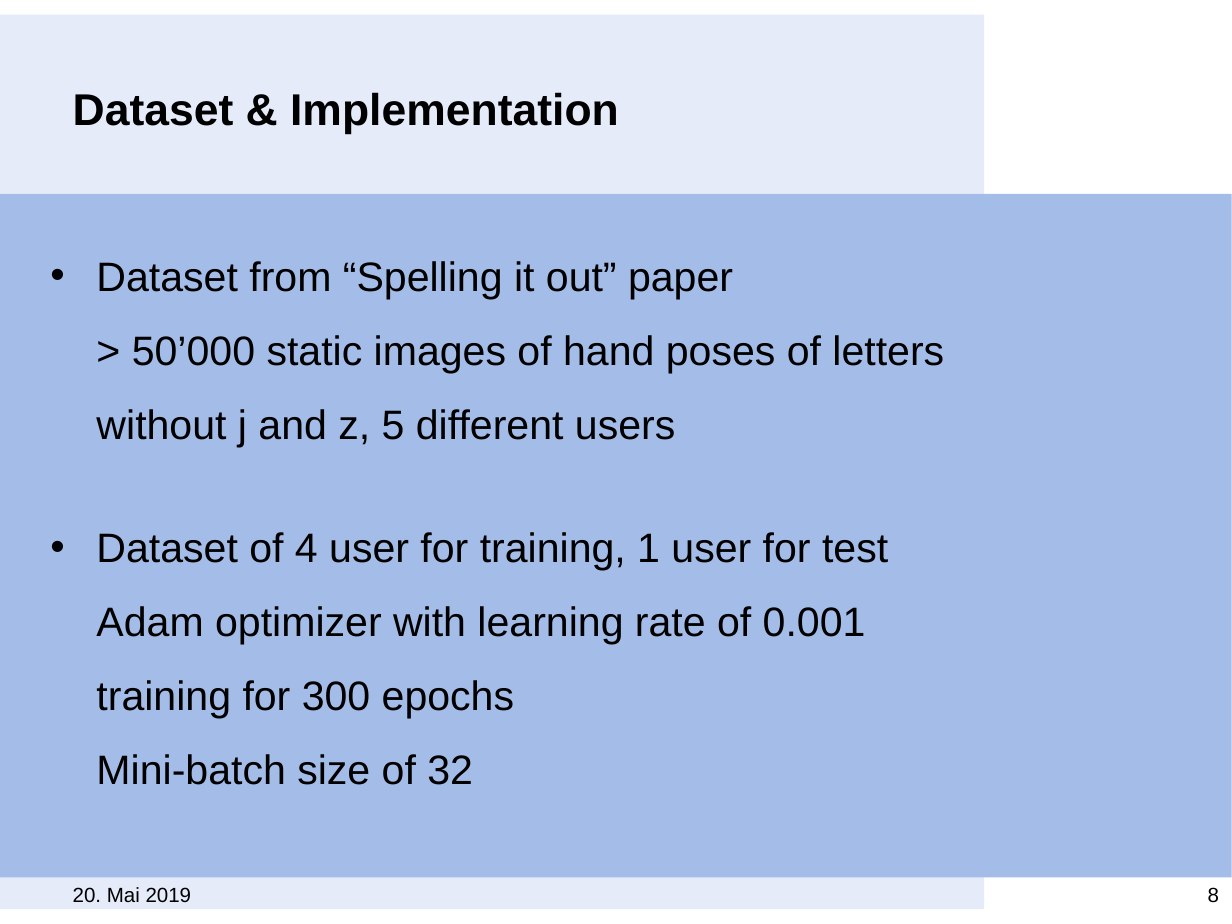
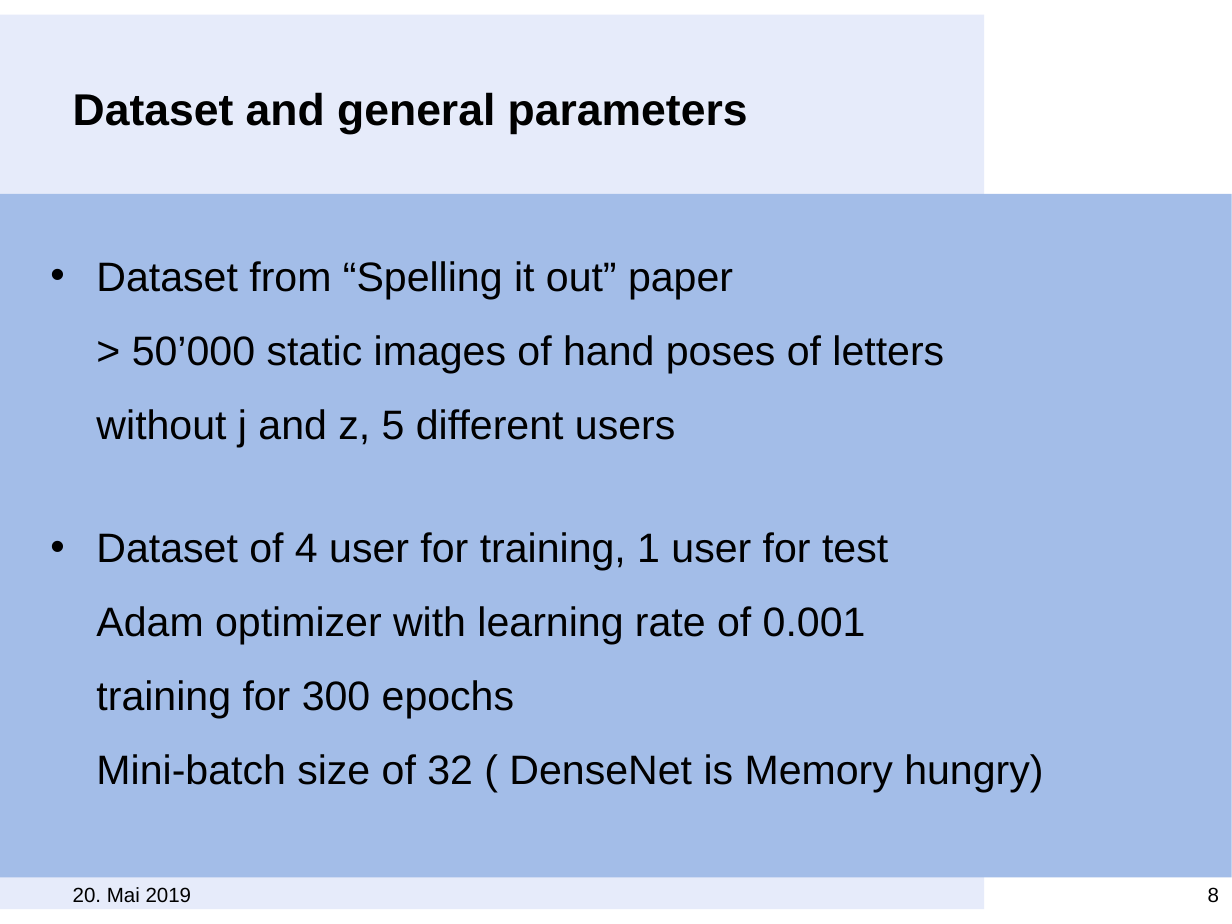
Before and after one commit to MeiLing90/ATML19_Group3A, a slide deck: slide 8 of ATML_presentation.pptx. Drawn at 1232x924 pixels with LibreOffice and Linux fonts; fonts in the diff are those of the drawing; background and template pictures are left out. Boxes give left, top, right and bottom in pixels: in the first picture for what was removed or moved away, otherwise in the second. Text is boxed around its words. In the diff, an @@ line names an element or a change of style, - is before the commit and + after.

Commit message:
Changed some slides

```diff
--- a/ATML_presentation.pptx
+++ b/ATML_presentation.pptx
@@ title at [73, 92, 748, 134]: text changed @@
-Dataset & Implementation
+Dataset and general parameters
@@ text at [96, 532, 1043, 792]: text changed @@
-• Dataset of 4 user for training, 1 user for test
-  Adam optimizer with learning rate of 0.001
-  training for 300 epochs
-  Mini-batch size of 32
+• Dataset of 4 user for training, 1 user for test
+  Adam optimizer with learning rate of 0.001
+  training for 300 epochs
+  Mini-batch size of 32 ( DenseNet is Memory hungry)
```
Also in this commit, not shown: 1 other slide changed.
